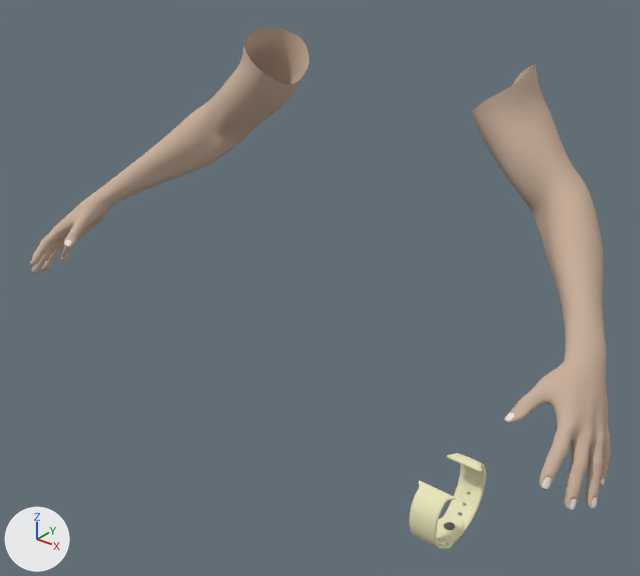
Renders of the Blender file week6/fps-hands.blend from each side of a commit.
One viewpoint serves both versions: a 50 mm lens placed at (8.34, -11.94, 16.42), pointed at (-0.63, -0.73, 9.46). The axes (+X, +Y, +Z) are drawn at lower left. The lights are the same throughout.

The first picture shows 'Belt1.001', 'Belt2.001', 'basicRig:Body'.
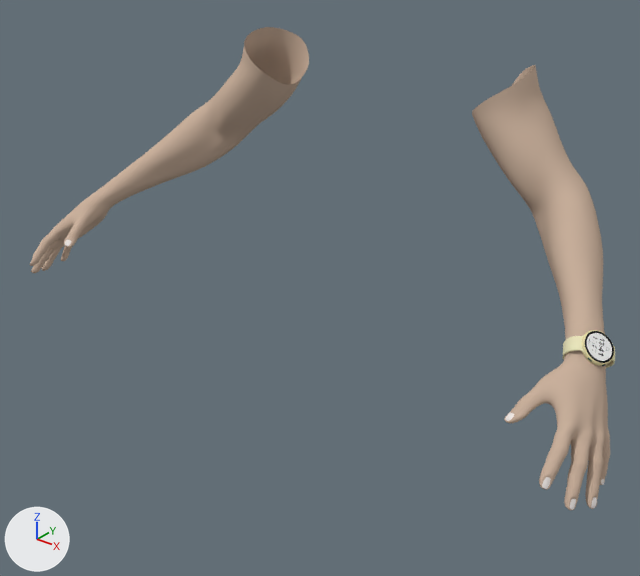
Where the change shows, as pixel boxes (x1, y1, x2, y2) in the pictures (640 x 576 px):
'Belt1.001', deleted (beige)
    before: (409, 481, 463, 549)
    faces in mat_belt_t_001 (beige #eeeabf): (409, 481, 463, 549)
'Belt2.001', deleted (beige)
    before: (437, 453, 486, 546)
'Screen.003', added
    after: (563, 330, 615, 368)
    faces in mat_material_002 (picture img_home_png): (587, 333, 612, 361)
    faces in mat_belt_t_001 (beige #eeeabf): (563, 335, 615, 368)
    faces in mat_material (black #000000): (585, 331, 614, 363)
    faces in mat_material_001 (beige #e3d9a8): (582, 330, 614, 366)

The edits, one by one:
Picture 'Home.png' (img_home_png) is new.
Material 'Case_T.004' (mat_case_t_004) is new.
Its base color is (0.00965, 0.0608, 0.0473) (dark cyan #19463d).
Its metallic is 0.565.
Its roughness is 0.385.
Material 'Case_T.003' (mat_case_t_003) is new.
Its base color is (0.00588, 0.0784, 0.0655) (dark cyan #124f48).
Its metallic is 0.565.
Its roughness is 0.385.
Material 'Button_T.004' (mat_button_t_004) is new.
Its base color is (0.00757, 0.0312, 0.022) (dark green #153129).
Material 'Material.001' (mat_material_001) is new.
Its base color is (0.768, 0.694, 0.392) (beige #e3d9a8).
Its roughness is 1.0.
Material 'Material' (mat_material) is new.
Its base color is (0.0, 0.0, 0.0) (black #000000).
Its metallic is 0.488.
Its roughness is 0.0.
Material 'Material.002' (mat_material_002) is new.
Its texture is img_home_png.
Its transmission weight is 0.14.
Mesh me_screen_003 is new.
It has 3794 vertices, 3657 faces, 9 loose edges and spans x -0.58..1.69, y -1.39..1.46, z -0.3..2.13.
Faces by material slot: [44, 353, 737, 128, 2089, 241, 32, 33].
It uses material mat_case_t_003 (dark cyan #124f48).
It uses material mat_material_001 (beige #e3d9a8).
It uses material mat_case_t_004 (dark cyan #19463d).
It uses material mat_button_t_004 (dark green #153129).
It uses material mat_belt_t_001 (beige #eeeabf).
It uses material mat_pin_t_001 (grey #7b7b7b).
It uses material mat_material (black #000000).
It uses material mat_material_002 (picture img_home_png).
Object 'Belt2.001' (ob_belt2_001) is deleted.
Object 'Belt1.001' (ob_belt1_001) is deleted.
Object 'Screen.003' (ob_screen_003) is new; it shows me_screen_003.
Its parent is ob_smart_watch_005.
Its location is (2.608, 3.453, 0.603).
Its rotation in degrees is (217, -12, 89).
Its scale is (0.23, 0.23, 0.23).
Object 'Smart Watch.005' (ob_smart_watch_005) is new.
Its location is (2.319, -5.616, 10.18).
